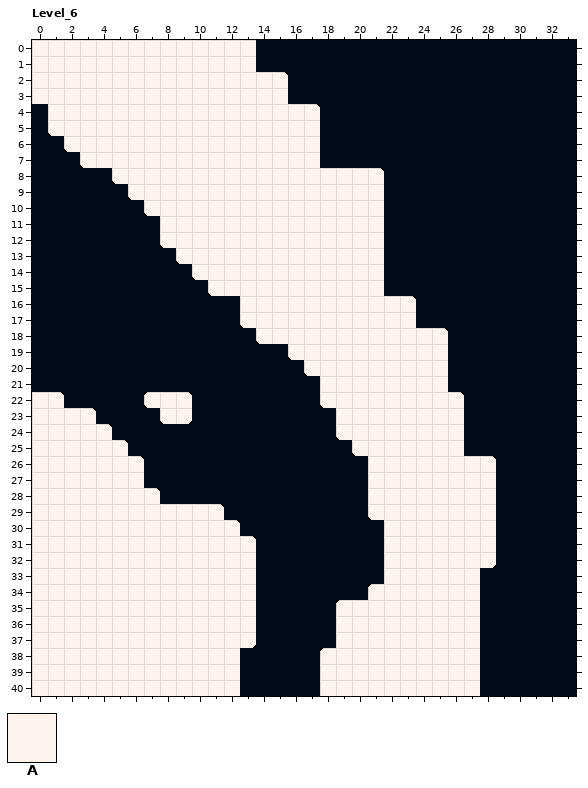
LDtk project, stored at res/levels/map.ldtk. This is how it looked before the edit.
Cells are 16x16 px. Shown: Level_6 x 0..33, y 0..40. The commit also changed other parts of the map, which this record leaves out.
Key: from "Ground": A 1.
_ is an empty cell.
Layers that did not change in this view are not listed.
Layer "Ground" before, first column x 0:
 0 AAAAAAAAAAAAAA____________________
 1 AAAAAAAAAAAAAA____________________
 2 AAAAAAAAAAAAAAAA__________________
 3 AAAAAAAAAAAAAAAA__________________
 4 _AAAAAAAAAAAAAAAAA________________
 5 _AAAAAAAAAAAAAAAAA________________
 6 __AAAAAAAAAAAAAAAA________________
 7 ___AAAAAAAAAAAAAAA________________
 8 _____AAAAAAAAAAAAAAAAA____________
 9 ______AAAAAAAAAAAAAAAA____________
10 _______AAAAAAAAAAAAAAA____________
11 ________AAAAAAAAAAAAAA____________
12 ________AAAAAAAAAAAAAA____________
13 _________AAAAAAAAAAAAA____________
14 __________AAAAAAAAAAAA____________
15 ___________AAAAAAAAAAA____________
16 _____________AAAAAAAAAAA__________
17 _____________AAAAAAAAAAA__________
18 ______________AAAAAAAAAAAA________
19 ________________AAAAAAAAAA________
20 _________________AAAAAAAAA________
21 __________________AAAAAAAA________
22 AA_____AAA________AAAAAAAAA_______
23 AAAA____AA_________AAAAAAAA_______
24 AAAAA______________AAAAAAAA_______
25 AAAAAA______________AAAAAAA_______
26 AAAAAAA______________AAAAAAAA_____
27 AAAAAAA______________AAAAAAAA_____
28 AAAAAAAA_____________AAAAAAAA_____
29 AAAAAAAAAAAA_________AAAAAAAA_____
30 AAAAAAAAAAAAA_________AAAAAAA_____
31 AAAAAAAAAAAAAA________AAAAAAA_____
32 AAAAAAAAAAAAAA________AAAAAAA_____
33 AAAAAAAAAAAAAA________AAAAAA______
34 AAAAAAAAAAAAAA_______AAAAAAA______
35 AAAAAAAAAAAAAA_____AAAAAAAAA______
36 AAAAAAAAAAAAAA_____AAAAAAAAA______
37 AAAAAAAAAAAAAA_____AAAAAAAAA______
38 AAAAAAAAAAAAA_____AAAAAAAAAA______
39 AAAAAAAAAAAAA_____AAAAAAAAAA______
40 AAAAAAAAAAAAA_____AAAAAAAAAA______
Now the later version:
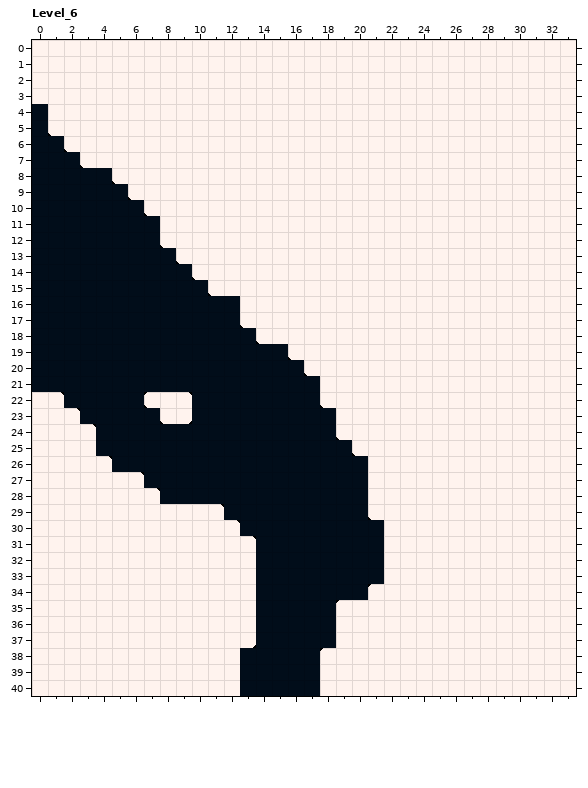
Changes in this commit:
Changed rows in their new state; . is an unchanged cell.
Layer "Ground":
first column x 3:
 0 ...........AAAAAAAAAAAAAAAAAAAA
 1 ...........AAAAAAAAAAAAAAAAAAAA
 2 .............AAAAAAAAAAAAAAAAAA
 3 .............AAAAAAAAAAAAAAAAAA
 4 ...............AAAAAAAAAAAAAAAA
 5 ...............AAAAAAAAAAAAAAAA
 6 ...............AAAAAAAAAAAAAAAA
 7 ...............AAAAAAAAAAAAAAAA
 8 ...................AAAAAAAAAAAA
 9 ...................AAAAAAAAAAAA
10 ...................AAAAAAAAAAAA
11 ...................AAAAAAAAAAAA
12 ...................AAAAAAAAAAAA
13 ...................AAAAAAAAAAAA
14 ...................AAAAAAAAAAAA
15 ...................AAAAAAAAAAAA
16 .....................AAAAAAAAAA
17 .....................AAAAAAAAAA
18 .......................AAAAAAAA
19 .......................AAAAAAAA
20 .......................AAAAAAAA
21 .......................AAAAAAAA
22 ........................AAAAAAA
23 _.......................AAAAAAA
24 ._......................AAAAAAA
25 .__.....................AAAAAAA
26 ..__......................AAAAA
27 ..........................AAAAA
28 ..........................AAAAA
29 ..........................AAAAA
30 ..........................AAAAA
31 ..........................AAAAA
32 ..........................AAAAA
33 .........................AAAAAA
34 .........................AAAAAA
35 .........................AAAAAA
36 .........................AAAAAA
37 .........................AAAAAA
38 .........................AAAAAA
39 .........................AAAAAA
40 .........................AAAAAA
